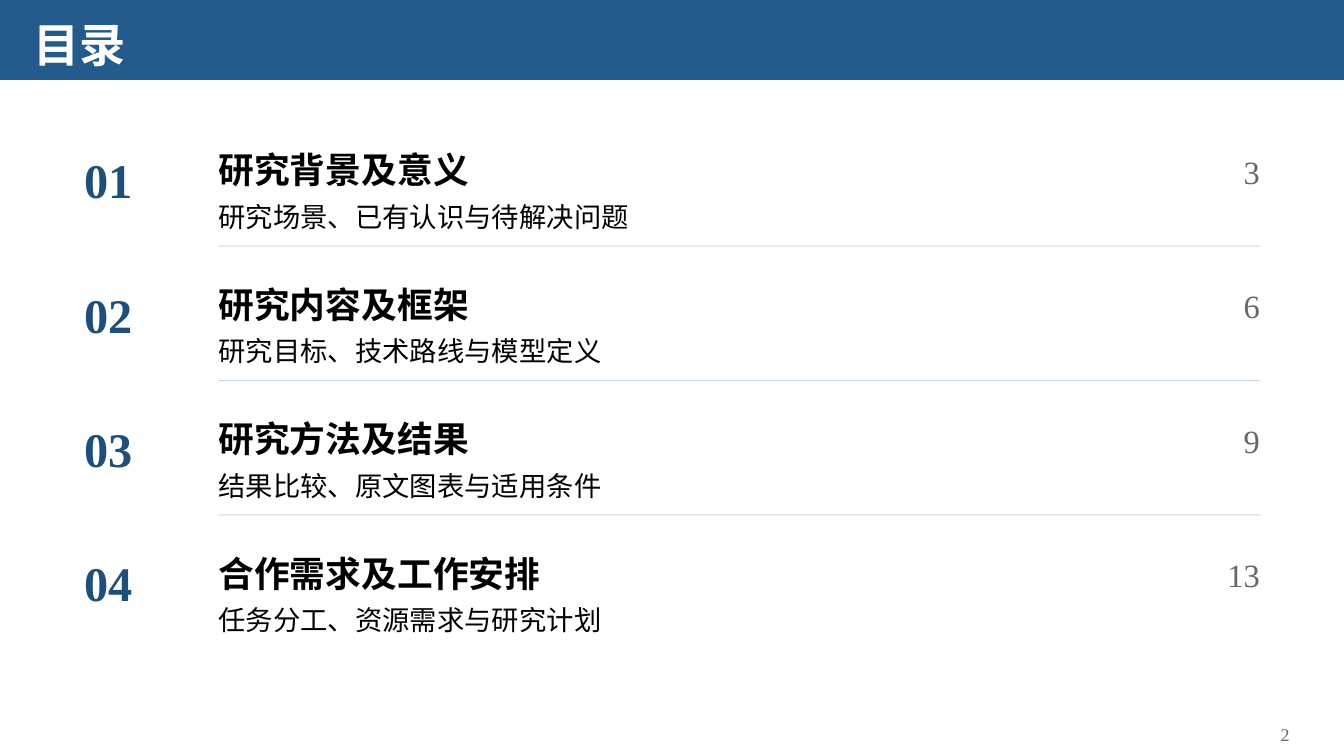
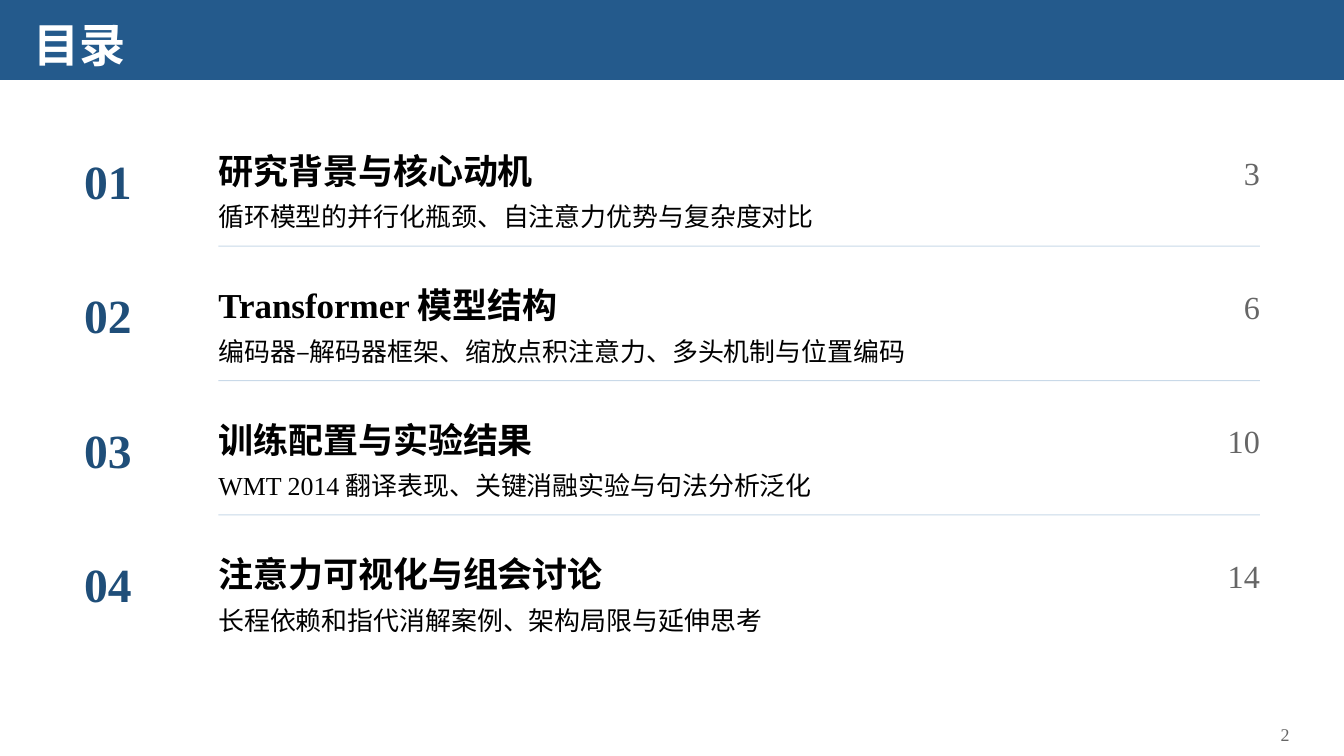
Before and after one commit to Starxy/skills, a slide deck: slide 2 of skills/ppt-craft/assets/academic-blue-template.pptx. Drawn at 1344x756 pixels with LibreOffice and Linux fonts; fonts in the diff are those of the drawing. Boxes give left, top, right and bottom in pixels: in the first picture for what was removed or moved away, otherwise in the second. Text is boxed around its words. In the diff, an @@ line names an element or a change of style, - is before the commit and + after.

Commit message:
feat(ppt-craft): 优化中文表达与学术蓝版式并改用论文组会示例
- 精简技能与参考文档中的冗余检查和防御性用语，改为更自然的中文表述
- 内容页采用左对齐蓝色章节栏、居中核心标题配下划线、卡片结构与完整长句，保留原有配色、封面、目录和章节首页
- 参考文献脚注改为仅在引用他人图表或数据时按需添加
- 将默认示例替换为 Attention Is All You Need（arXiv:1706.03762）16 页组会汇报及预览图，明确仅参考风格与版式

```diff
--- a/skills/ppt-craft/assets/academic-blue-template.pptx
+++ b/skills/ppt-craft/assets/academic-blue-template.pptx
@@ text "3" at [1244, 163, 1260, 186]: size 23.2 to 23 pt; line spacing 1.15 to 1.18 @@
@@ text at [218, 154, 533, 187]: text changed; size 25.5 to 25 pt; font Times New Roman to Noto Sans CJK SC @@
-研究背景及意义
+研究背景与核心动机
@@ text at [218, 204, 813, 228]: text changed; size 19.5 to 18.5 pt; font Times New Roman to Noto Sans CJK SC @@
-研究场景、已有认识与待解决问题
+循环模型的并行化瓶颈、自注意力优势与复杂度对比
@@ text at [218, 288, 558, 321]: text changed; size 25.5 to 25 pt @@
-研究内容及框架
+Transformer 模型结构
@@ text "6" at [1244, 297, 1260, 320]: size 23.2 to 23 pt; line spacing 1.15 to 1.18 @@
@@ text at [218, 339, 905, 363]: text changed; size 19.5 to 18.5 pt; font Times New Roman to Noto Sans CJK SC @@
-研究目标、技术路线与模型定义
+编码器–解码器框架、缩放点积注意力、多头机制与位置编码
@@ text at [218, 423, 533, 456]: text changed; size 25.5 to 25 pt; font Times New Roman to Noto Sans CJK SC @@
-研究方法及结果
+训练配置与实验结果
@@ text at [1228, 431, 1260, 454]: text changed; size 23.2 to 23 pt @@
-9
+10
@@ text at [218, 473, 812, 497]: text changed; size 19.5 to 18.5 pt; font Times New Roman to Noto Sans CJK SC @@
-结果比较、原文图表与适用条件
+WMT 2014 翻译表现、关键消融实验与句法分析泛化
@@ size 34.5 to 34 pt; line spacing 1.15 to 1.18 in 3 elements at [84, 167, 132, 200], [84, 436, 132, 469], [84, 570, 132, 603] @@
@@ text at [218, 557, 603, 590]: text changed; size 25.5 to 25 pt; font Times New Roman to Noto Sans CJK SC @@
-合作需求及工作安排
+注意力可视化与组会讨论
@@ text at [1228, 567, 1260, 588]: text changed; size 23.2 to 23 pt @@
-13
+14
@@ text at [218, 608, 762, 632]: text changed; size 19.5 to 18.5 pt; font Times New Roman to Noto Sans CJK SC @@
-任务分工、资源需求与研究计划
+长程依赖和指代消解案例、架构局限与延伸思考
```
Also in this commit, not shown: 2 other slides changed, 13 slides added, 13 slides removed, 8 other files.
